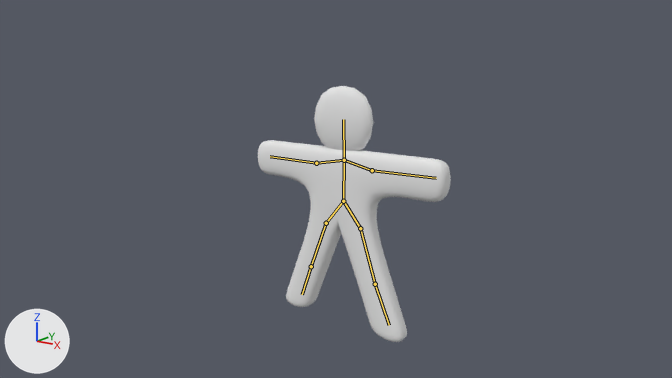
A saved change to the Blender file gus.blend.
Camera for both pictures: the file's camera 'Camera'. The axes (+X, +Y, +Z) are drawn at lower left. The lights are the same throughout. The bones that bend it are drawn over the model as lines.

Objects in the first picture: 'Gus'.
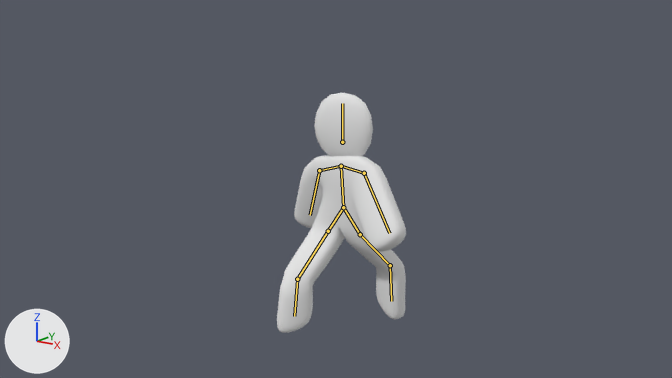
The newer file adds an action. The first version stands in its rest pose; the second is drawn at frame 1 of the action 'ArmatureAction.001'.

Where the change shows, as pixel boxes [x1, y1, x2, y2] in the pictures (672 x 378 px):
'Gus', posed (33% narrower, 6% shorter)
    before: [258, 86, 451, 342]
    after: [277, 93, 406, 333]
bone 'Torso', root to tip
    before: (343, 201) to (344, 160)
    after: (343, 207) to (341, 166)
bone 'Torso.L', root to tip
    before: (344, 160) to (372, 170)
    after: (341, 166) to (364, 173)
bone 'Arm.L', root to tip
    before: (372, 170) to (436, 178)
    after: (364, 173) to (389, 233)
bone 'Arm.R', root to tip
    before: (316, 163) to (270, 156)
    after: (319, 170) to (310, 215)
bone 'Hip.L', root to tip
    before: (343, 201) to (360, 228)
    after: (343, 207) to (360, 234)
bone 'Thigh.L', root to tip
    before: (360, 228) to (375, 284)
    after: (360, 234) to (390, 265)
bone 'Calf.L', root to tip
    before: (375, 284) to (389, 325)
    after: (390, 265) to (391, 301)
bone 'Hip.R', root to tip
    before: (343, 201) to (326, 223)
    after: (343, 207) to (328, 231)
bone 'Thigh.R', root to tip
    before: (326, 223) to (311, 266)
    after: (328, 231) to (297, 279)
bone 'Calf.R', root to tip
    before: (311, 266) to (302, 294)
    after: (297, 279) to (294, 316)

What the commit changed:
Bone 'Torso' (bone_torso) moves from (0.0, 0.0, 0.0) to (0.0, -0.17, 0.0).
Bone 'Torso' (bone_torso) turns from (0, 0, 0) to (0, -14, 5) degrees about its own x, y and z.
Bone 'Torso.L' (bone_torso_l) turns from (0, 0, 0) to (4, 1, 0) degrees about its own x, y and z.
Bone 'Arm.L' (bone_arm_l) turns from (0, 0, 0) to (-59, -17, 5) degrees about its own x, y and z.
Bone 'Arm.R' (bone_arm_r) turns from (0, 0, 0) to (-66, -22, 28) degrees about its own x, y and z.
Bone 'Hip.L' (bone_hip_l) moves from (0.0, 0.0, 0.0) to (0.0, 0.13, -0.11).
Bone 'Thigh.L' (bone_thigh_l) turns from (0, 0, 0) to (0, 23, 39) degrees about its own x, y and z.
Bone 'Calf.L' (bone_calf_l) turns from (0, 0, 0) to (-8, 0, -37) degrees about its own x, y and z.
Bone 'Hip.R' (bone_hip_r) moves from (0.0, 0.0, 0.0) to (0.0, 0.13, -0.11).
Bone 'Hip.R' (bone_hip_r) turns from (0, 0, 0) to (-6, 0, 0) degrees about its own x, y and z.
Bone 'Thigh.R' (bone_thigh_r) turns from (0, 0, 0) to (-1, 10, 43) degrees about its own x, y and z.
Bone 'Calf.R' (bone_calf_r) turns from (0, 0, 0) to (-7, -51, -32) degrees about its own x, y and z.
